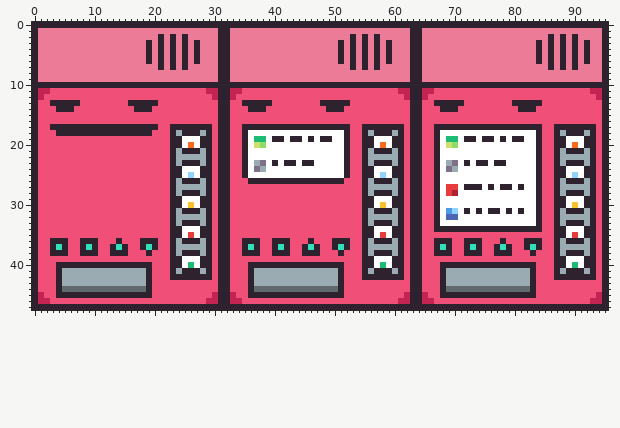
One commit to this sprite sheet: art/Teste/Objects/machine.png. Above is the file before it was changed.
The file is 96x48 pixels.
The result:
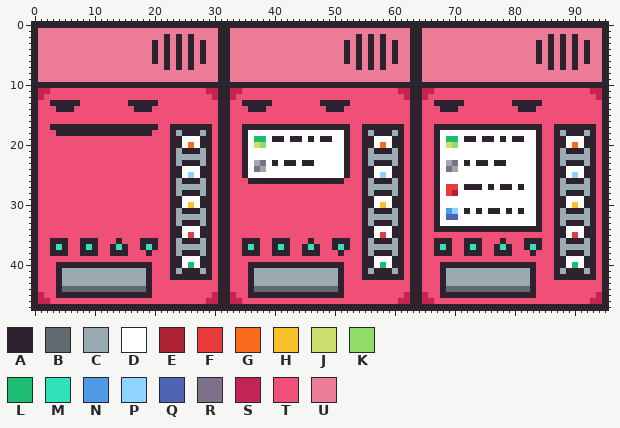
Palette (. is transparent): A #2e222f  B #616a6e  C #9babb2  D #ffffff  E #ae2334  F #e83b3b  G #fb6b1d  H #f9c22b  J #cddf6c  K #91db69  L #1ebc73  M #30e1b9  N #4d9be6  P #8fd3ff  Q #4d65b4  R #7f708a  S #c32454  T #f04f78  U #ec7b98
Change:
Changed rows in their new state; - is an unchanged pixel.
first column x 19:
 2 --UAUAUA--------------------------UAUAUA--
 3 UAUAUAUAUA----------------------UAUAUAUAUA
 4 UAUAUAUAUA----------------------UAUAUAUAUA
 5 UAUAUAUAUA----------------------UAUAUAUAUA
 6 UAUAUAUAUA----------------------UAUAUAUAUA
 7 --UAUAUA--------------------------UAUAUA--
Pixel boxes of the changes (left, top, right, bottom) in both pictures:
changed: (146, 34, 206, 70)
changed: (338, 34, 398, 70)
